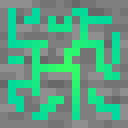
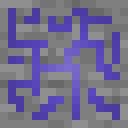
Comparing the layer stacks of the two 128x128 images. Changes:
pixels changed over [8, 8, 120, 120] (layer not identified)
